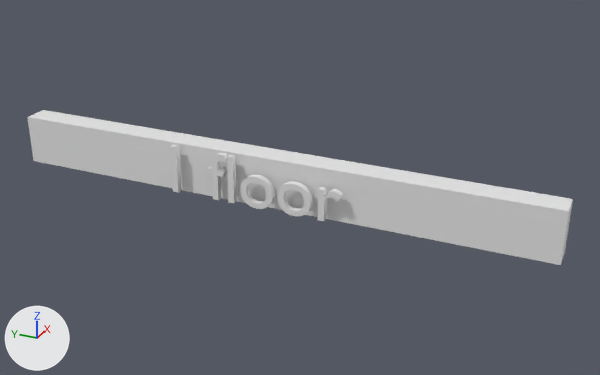
What one commit did to the glTF model models/Buttons/button2.glb.
Both versions are drawn from a 50 mm camera at (-1.232, 13.951, 2.397) aimed at (0.076, 14.54, 1.743). Arrows for +X, +Y and +Z are at lower left; the lights stay in place. Where no turn or scale is listed for an object, it has been applied to the vertices.

The first picture shows 'Cube.019', 'Text.001'.
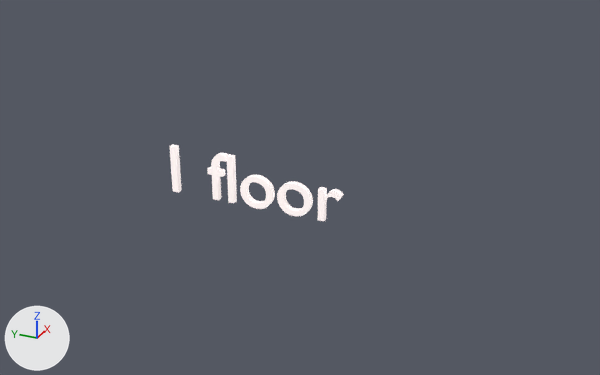
Commit message: Added buttons.glb

Pixel boxes [x1, y1, x2, y2] of what changed, in the pictures (600 x 375 px):
'Cube.019', deleted: before [27, 110, 573, 265]
'Text.001', recoloured (grey to white): [170, 144, 344, 221] in both

Diff of the bpy script that builds the scene:
```diff
--- a/models/Buttons/button2.glb.py
+++ b/models/Buttons/button2.glb.py
@@ mat_material_004 @@
+mat_material_004 = principled_material('Material.004')
+mat_material_004.base_color = (0.8, 0.8, 0.8)  # white #e7e7e7
+mat_material_004.metallic = 1.0
+mat_material_004.roughness = 1.0
+mat_material_004.emission_color = (0.598, 0.512, 0.503)  # light grey #cbbebc
+mat_material_004.emission_strength = 1.0
@@ me_text_001 @@
 me_text_001.from_pydata(...)  # 630 vertices, 1244 faces; spans x -0.005..0.007, y -0.383..-0.028, z -0.001..0.096
+me_text_001.materials.append(mat_material_004)  # white #e7e7e7
@@ ob_cube_019 @@
-ob_cube_019 = bpy.data.objects.new('Cube.019', me_cube_034)
-ob_cube_019.location = (0.067, 14.601, 1.757)
-ob_cube_019.rotation_euler = (0.0, 0.0, -3.138)  # degrees (0, 0, -180)
-ob_cube_019.scale = (-0.025, 0.55, 0.05)
```
